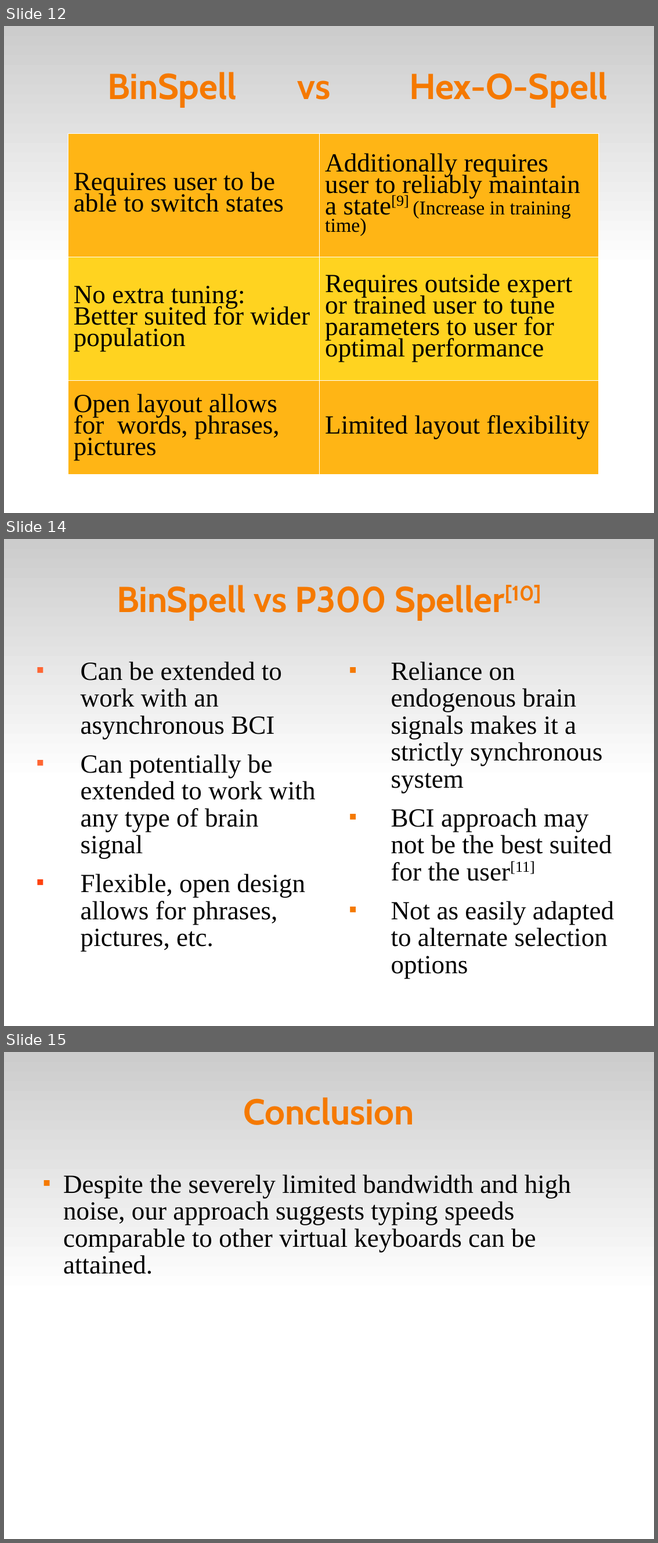
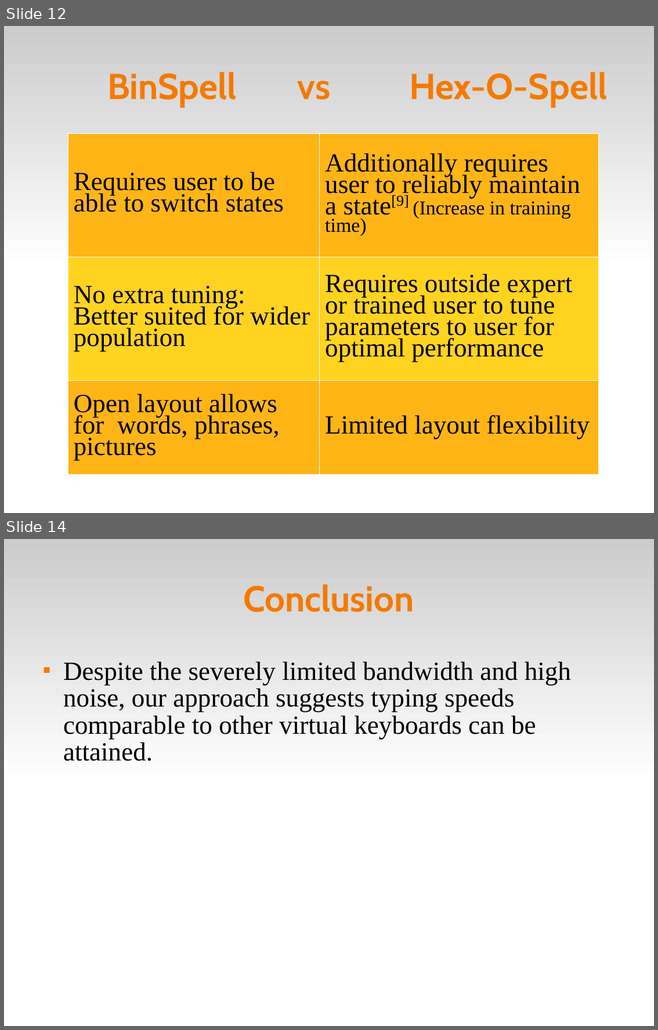
Before and after one commit to abdullah38rcc/BCI-Virtual-Keyboard, a slide deck: master's/docs/virtKey.ppt. Shown one above the other, each under a label of ours: slides 12, 14 and 15 before the commit, slides 12 and 14 after it; the slides between them are not shown. The pictures are 658x1543 and 658x1030 pixels, drawn with LibreOffice and Linux fonts; fonts in the diff are those of the drawing. Boxes give left, top, right and bottom in pixels: in the first picture for what was removed or moved away, otherwise in the second. Text is boxed around its words. In the diff, an @@ line names an element or a change of style, - is before the commit and + after.

```diff
--- a/master's/docs/virtKey.ppt
+++ b/master's/docs/virtKey.ppt
@@ slide 14 removed at <box>4,539,654,1026</box>, background #FFFFFF; not listed: 1 template element that a slide beside it also shows @@
@@ title removed at <box>117,585,541,620</box> @@
-BinSpell vs P300 Speller[10]
@@ text removed at <box>81,661,315,952</box> @@
-■ Can be extended to work with an asynchronous BCI
-■ Can potentially be extended to work with any type of brain signal
-■ Flexible, open design allows for phrases, pictures, etc.
@@ text removed at <box>391,661,614,979</box> @@
-■ Reliance on endogenous brain signals makes it a strictly synchronous system
-■ BCI approach may not be the best suited for the user[11]
-■ Not as easily adapted to alternate selection options
@@ what was slide 15 is now slide 14 @@
```
Also in this commit, not shown: 1 slide changed, 1 other file.
